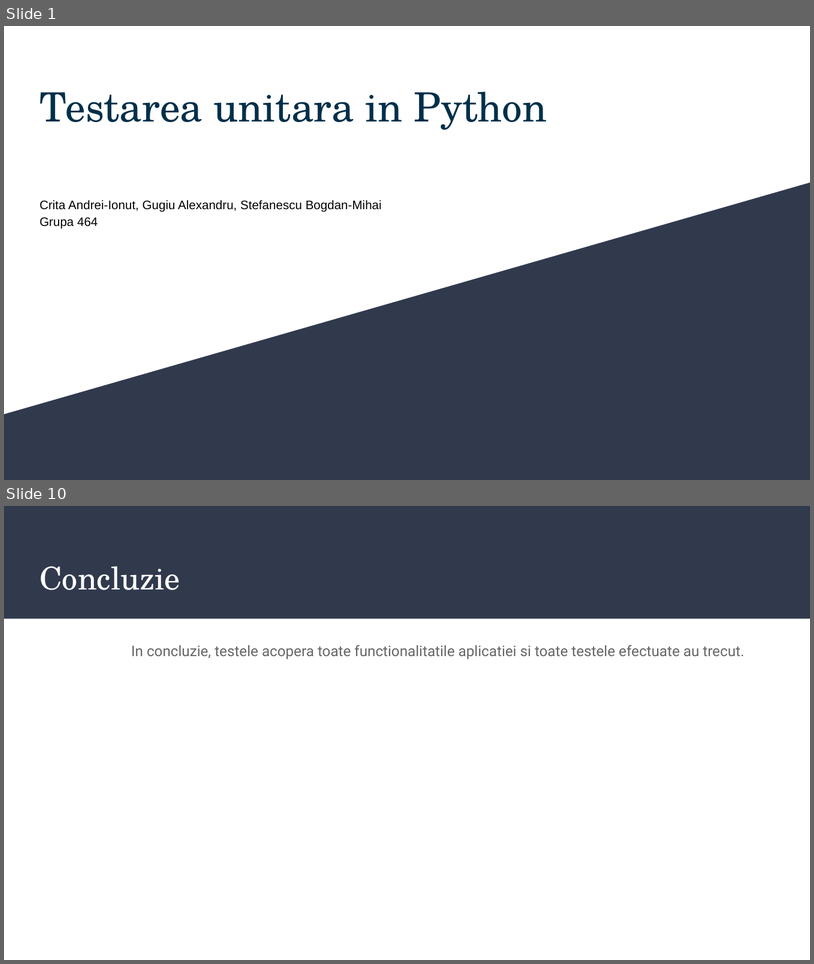
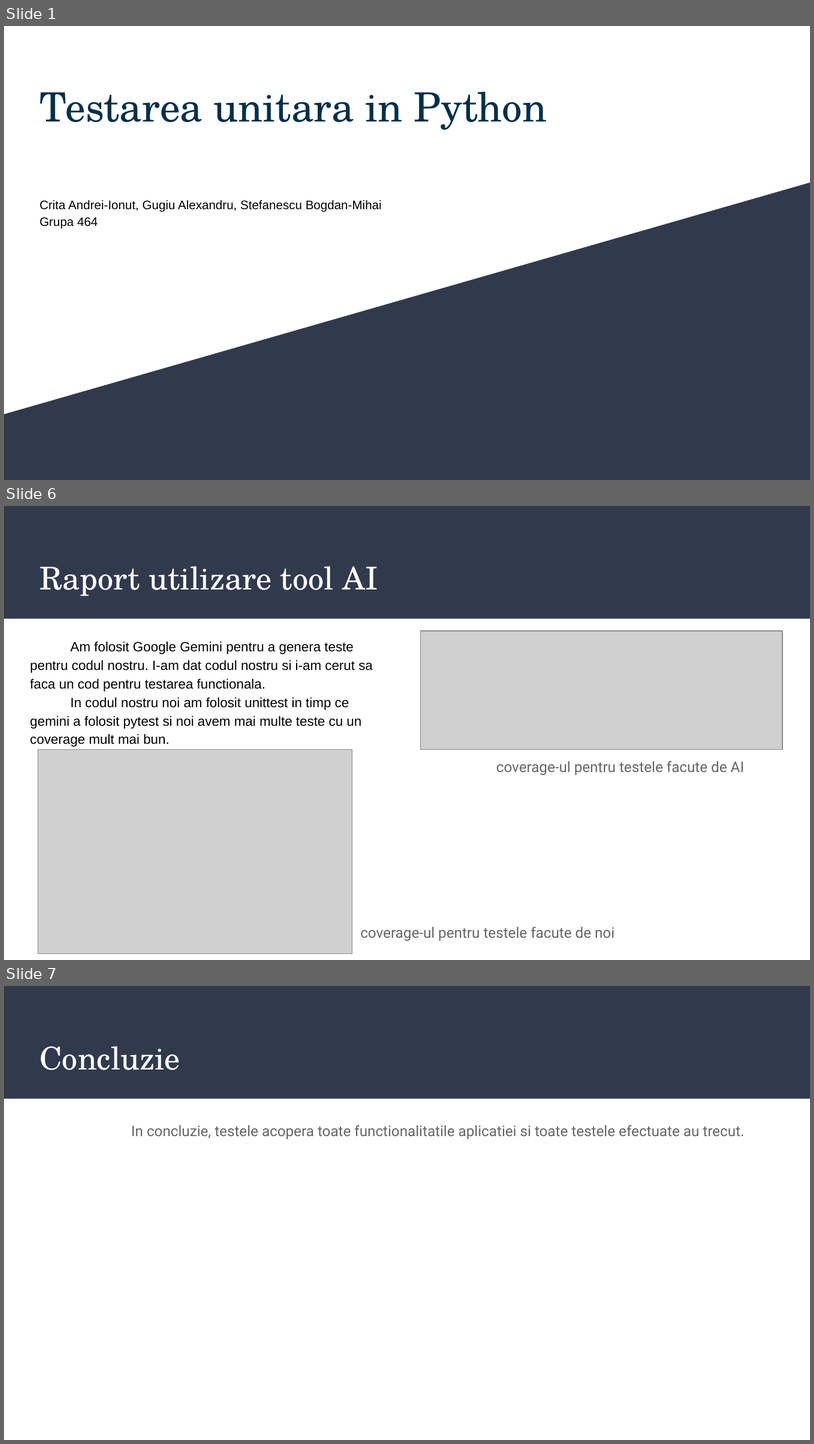
Before and after one commit to Bogdanstef20/ProiectTSS, a slide deck: Prezentare_TSS.pptx. Shown one above the other, each under a label of ours: slides 1 and 10 before the commit, slides 1, 6 and 7 after it; the slides between them are not shown. The pictures are 814x964 and 814x1444 pixels, drawn with LibreOffice and Linux fonts; fonts in the diff are those of the drawing; grey boxes stand for pictures. Boxes give left, top, right and bottom in pixels: in the first picture for what was removed or moved away, otherwise in the second. Text is boxed around its words. In the diff, an @@ line names an element or a change of style, - is before the commit and + after.

```diff
--- a/Prezentare_TSS.pptx
+++ b/Prezentare_TSS.pptx
@@ slide 6 added at (x1=4, y1=506, x2=810, y2=960), background #FFFFFF; not listed: 1 template element that a slide beside it also shows @@
@@ title added at (x1=39, y1=566, x2=378, y2=596), 28 pt, text #FFFFFF @@
+Raport utilizare tool AI
@@ picture added at (x1=421, y1=631, x2=783, y2=750) @@
@@ text added at (x1=30, y1=641, x2=373, y2=747), 12 pt, text #000000 @@
+Am folosit Google Gemini pentru a genera teste pentru codul nostru. I-am dat codul nostru si i-am cerut sa faca un cod pentru testarea functionala.
+In codul nostru noi am folosit unittest in timp ce gemini a folosit pytest si noi avem mai multe teste cu un coverage mult mai bun.
@@ picture added at (x1=38, y1=750, x2=353, y2=954) @@
@@ text added at (x1=497, y1=760, x2=744, y2=775), 13 pt, text #666666 @@
+coverage-ul pentru testele facute de AI
@@ text added at (x1=360, y1=926, x2=615, y2=940), 13 pt, text #666666 @@
+coverage-ul pentru testele facute de noi
@@ what was slide 10 is now slide 7 @@
```
Also in this commit, not shown: 1 slide changed, 3 other slides added, 7 slides removed.
